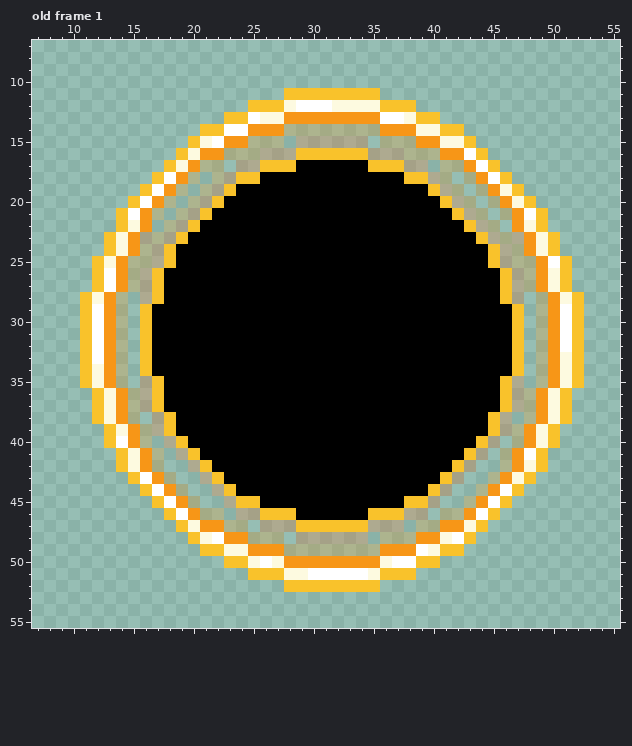
Pixel-art file -- games/Phaser-Snake-Game/public/assets/sprites/blackHole.aseprite. That is the earlier state.
64x64 pixels, 1 frame. Shown: old frame 1: x 7..55, y 7..55. The commit also changed other frames, which this record leaves out.
New version:
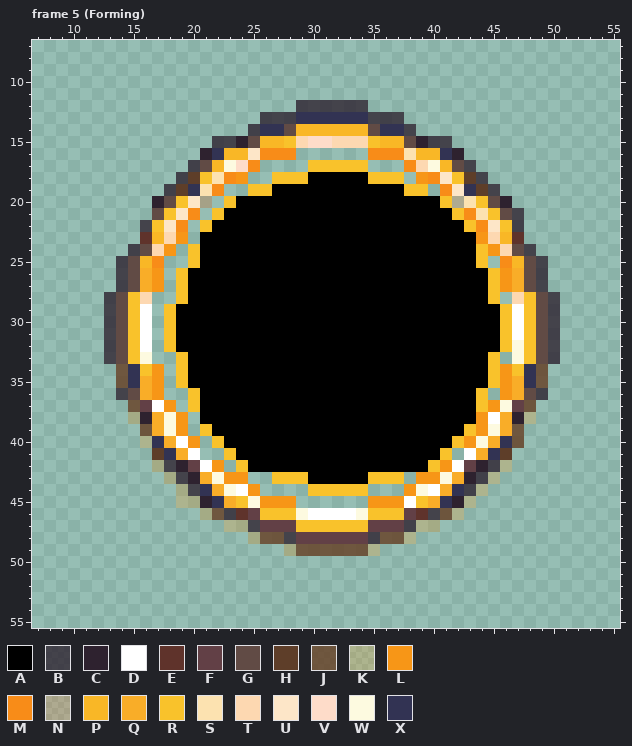
Palette (. is transparent): A #000000  B #2e222fc9  C #2e222f  D #ffffff  E #5f332b  F #624046  G #614b45  H #5e3e29  J #674328d6  K #f796173d  L #f79617  M #f88c18  N #fb6b1d3d  P #f9b726  Q #f9ad28  R #f9c22b  S #fce2b0  T #fdd8b1  U #fde6c8  V #fedcc9  W #fdfae0  X #323353
A new or re-ordered frame is compared with the old frame closest to it.
Difference:
frames 1 -> 12
Changed rows in their new state; - is an unchanged pixel.
Frame 5 (Forming) is new; against old frame 1, layers "edge", "nucleus":
first column x 11:
11 -----------------........-----------------
12 --------------....BBBBBB....--------------
13 ------------...BBBXXXXXXBBB...------------
14 ----------....BXXGPPPPPPGXXB....----------
15 ---------..BBCGPPRTVVTTTRPPGCBB..---------
16 --------..CXPPUMMM......MMMSPPXC..--------
17 -------..BGPWVM....RRRRR...MTWPGB..-------
18 ------..BHRSML..RRR-----RRR.LMURHB..------
19 -----..BHXSM..RR-----------RR.MUXHB..-----
20 ----..CGRU-.R-------------------SRGC..----
21 ---...GRUM.R--------------------MSRGB..---
22 ---..BRUM.R----------------------MURB..---
23 --...EPTL.-----------------------LTPE...--
24 --..BGTL.R-----------------------RLTGB..--
25 -..BGPM..R-----------------------R.MPGB..-
26 -..BGQL.R-------------------------RLQGB..-
27 -..BGQL.R-------------------------RLQGB..-
28 ..BGRT..R-------------------------R.TRGB..
29 ..BGRD.R---------------------------RDRGB..
30 ..BGRD.R---------------------------RDRGB..
31 ..BGRD.R---------------------------RDRGB..
32 ..BGRD.R---------------------------RWRGB..
33 ..BGRW..R-------------------------R.WRGB..
34 ...JX-L.R-------------------------RL-XJ...
35 ...JXQL.R-------------------------RLQXJ...
36 -..BGQL..R-----------------------R.LQGB..-
37 -...JFDL.R-----------------------RLWFJ...-
38 -...-CQWL.-----------------------LDQC-...-
39 --...JQWL.R---------------------RLWQJ...--
40 --...-XQDL.R-------------------RLWQXJ...--
41 ---...HXQD..R-----------------R.DQXH...---
42 ---...-BCFDL.R---------------RLDFCB-...---
43 ----...-BCQWLL..RRR-----RRR.LLWQCB-...----
44 -----...-BXQWDL....RRRRR...LWDQXB-...-----
45 ------..K-CXQ-WLLL......LLLD-QXC-...------
46 -------...-JBEF---WDDDDW---FEBJ-...-------
47 --------....--BFFF------FFFB--....--------
48 ---------.....-JJBFFFFFFBJJ-.....---------
49 ----------.......-JJJJJJ-.......----------
50 ------------..................------------
51 --------------..............--------------
52 -----------------........-----------------
